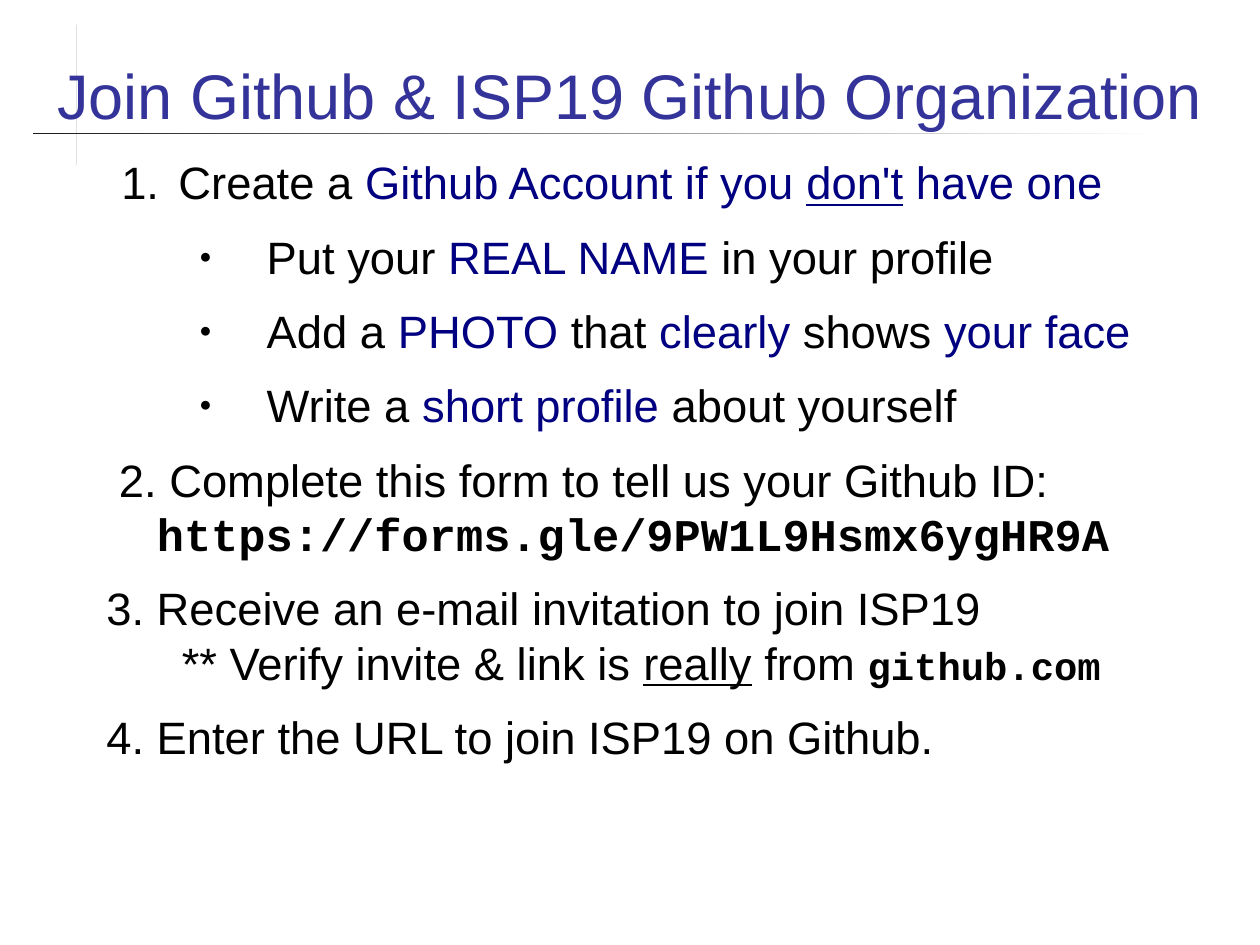
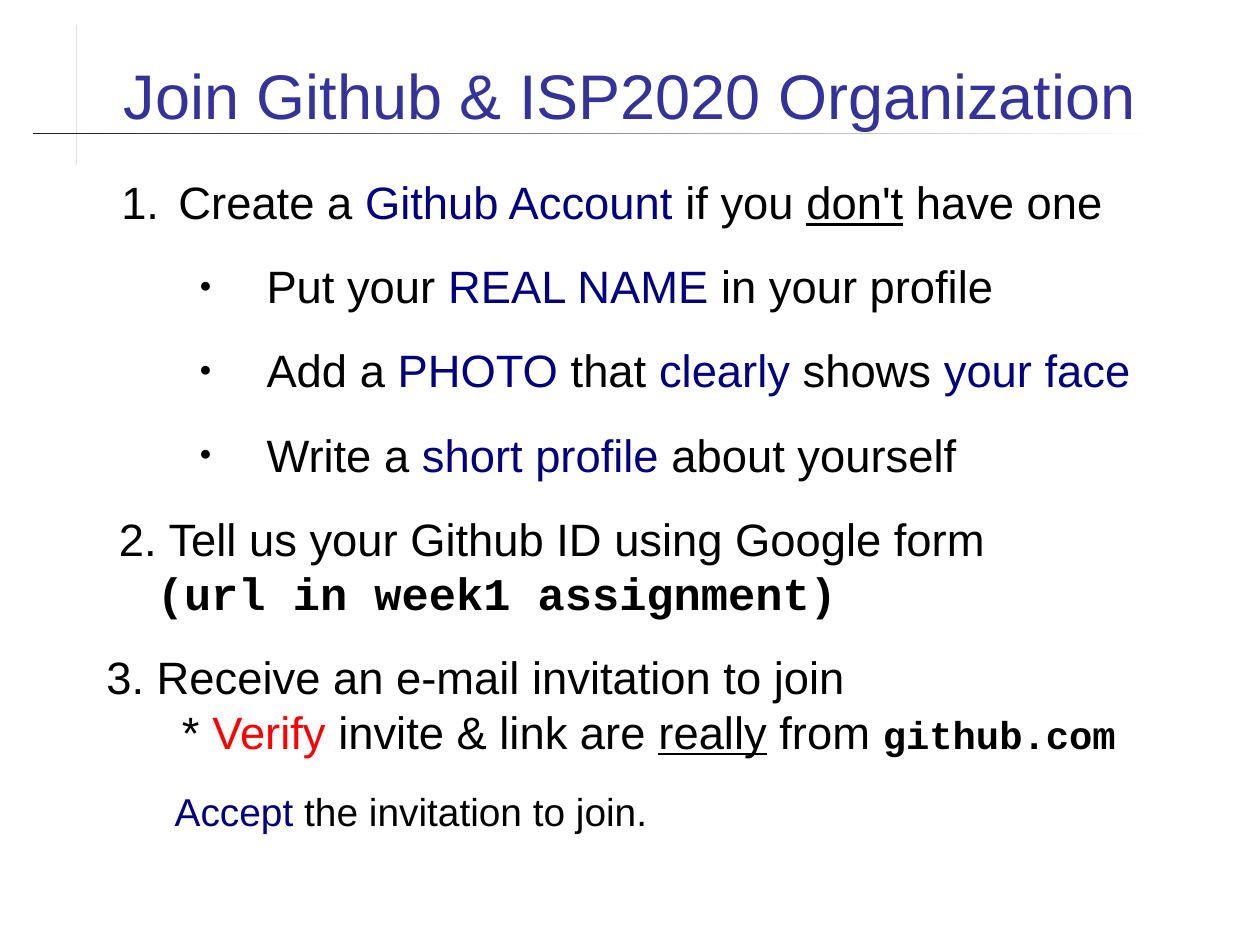
Before and after one commit to skeoop/skeoop.github.io, a slide deck: slide 3 of git/Using-Github.ppt. Drawn at 1260x945 pixels with LibreOffice and Linux fonts; fonts in the diff are those of the drawing. Boxes give left, top, right and bottom in pixels: in the first picture for what was removed or moved away, otherwise in the second. Text is boxed around its words. In the diff, an @@ line names an element or a change of style, - is before the commit and + after.

```diff
--- a/git/Using-Github.ppt
+++ b/git/Using-Github.ppt
@@ title at [124,73,1135,131]: text changed @@
-Join Github & ISP19 Github Organization
+Join Github & ISP2020 Organization
@@ text "Create a Github Account if ...": place and size @@
-text "Create a Github Account if ..." at [106,166,1131,763]
+text "Create a Github Account if ..." at [106,186,1131,834]
@@ text at [178,186,1131,481]: text colour #000080 to #000000 in "if you don't have one"; more space between paragraphs @@
@@ text at [106,523,1116,834]: text changed @@
-2. Complete this form to tell us your Github ID:
-https://forms.gle/9PW1L9Hsmx6ygHR9A
-3. Receive an e-mail invitation to join ISP19
-** Verify invite & link is really from github.com
-4. Enter the URL to join ISP19 on Github.
+2. Tell us your Github ID using Google form
+(url in week1 assignment)
+3. Receive an e-mail invitation to join
+* Verify invite & link are really from github.com
+Accept the invitation to join.
```
Also in this commit, not shown: 12 other slides changed, 2 slides added, 12 other files.
